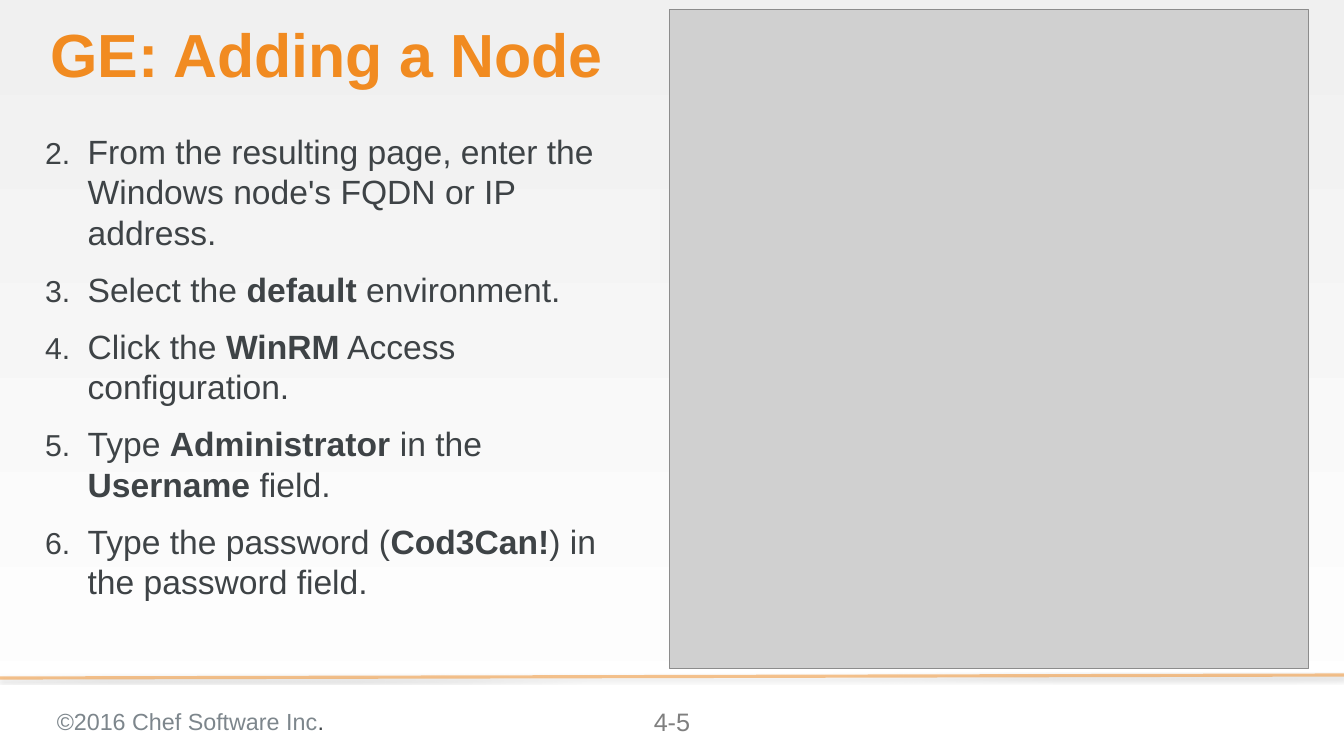
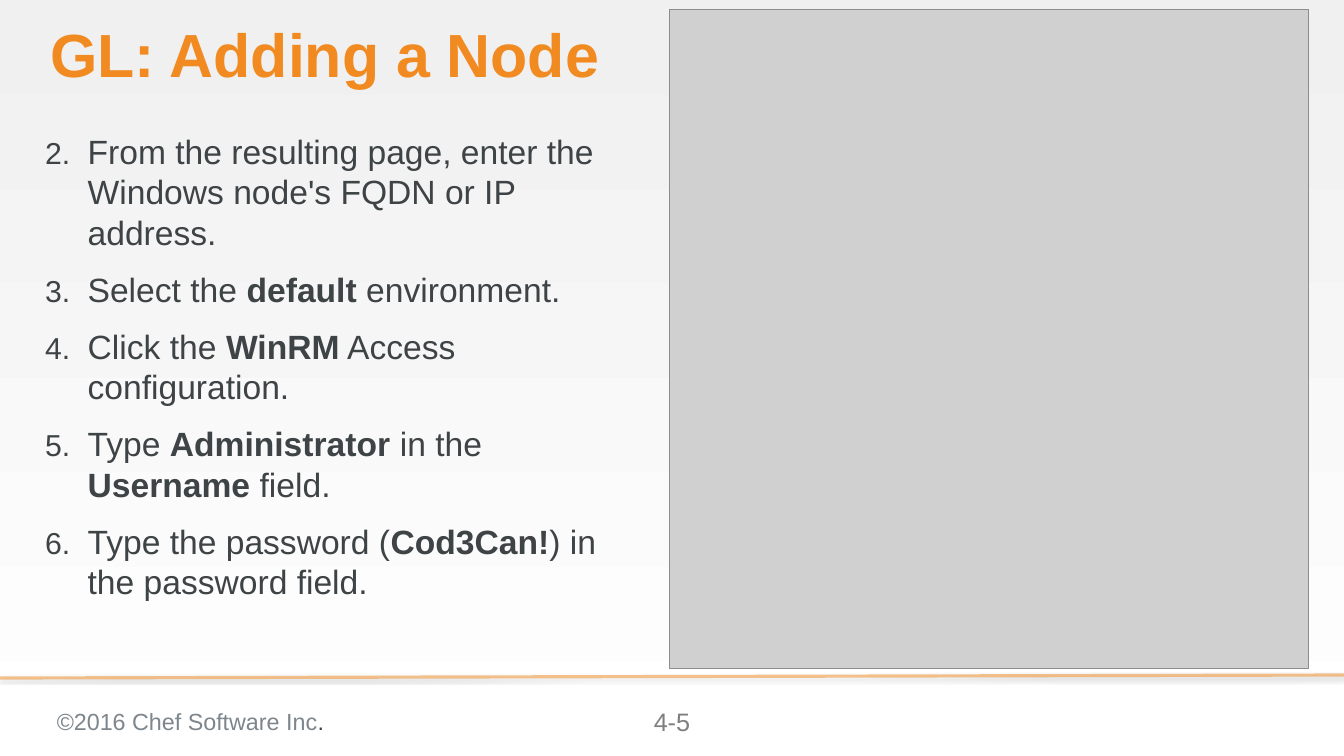
Before and after one commit to bchamby/chef-compliance-installation-configuration-operation, a slide deck: slide 5 of 04-initial-configuration-scans-win.pptx. Drawn at 1344x756 pixels with LibreOffice and Linux fonts; fonts in the diff are those of the drawing; grey boxes stand for pictures; background and template pictures are left out. Boxes give left, top, right and bottom in pixels: in the first picture for what was removed or moved away, otherwise in the second. Text is boxed around its words. In the diff, an @@ line names an element or a change of style, - is before the commit and + after.

```diff
--- a/04-initial-configuration-scans-win.pptx
+++ b/04-initial-configuration-scans-win.pptx
@@ title at (50,33,599,89): text changed @@
-GE: Adding a Node
+GL: Adding a Node
```
Also in this commit, not shown: 15 other slides changed, 1 slide added, 39 slides removed.
